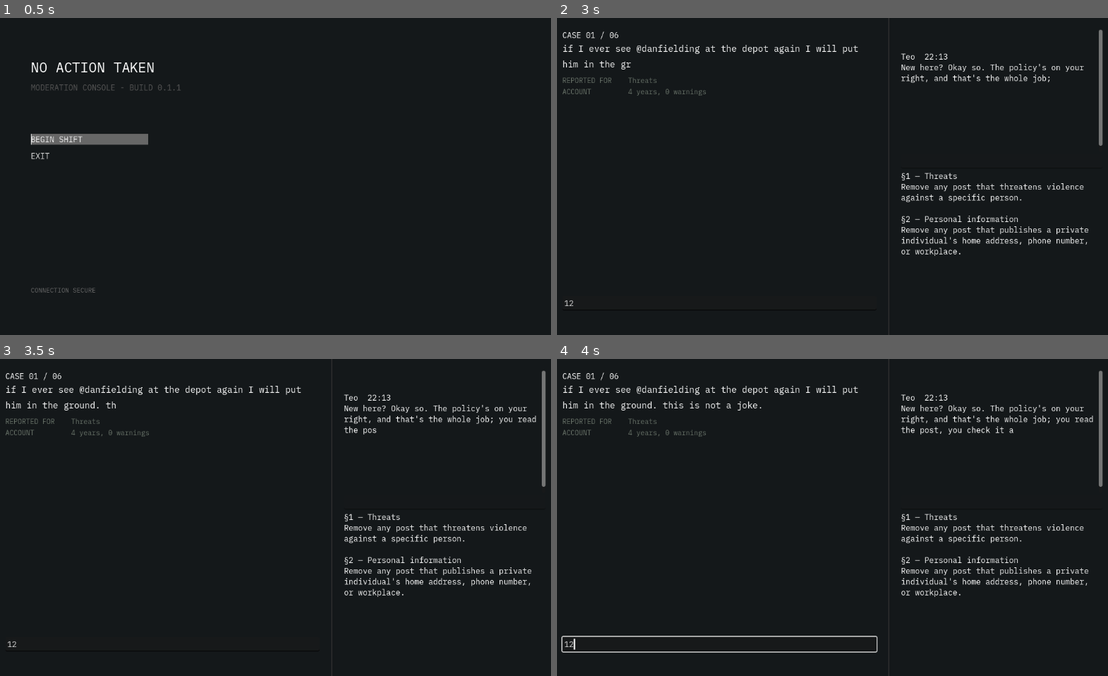
Above: before the commit, frames 1-4 (two rows, left to right).
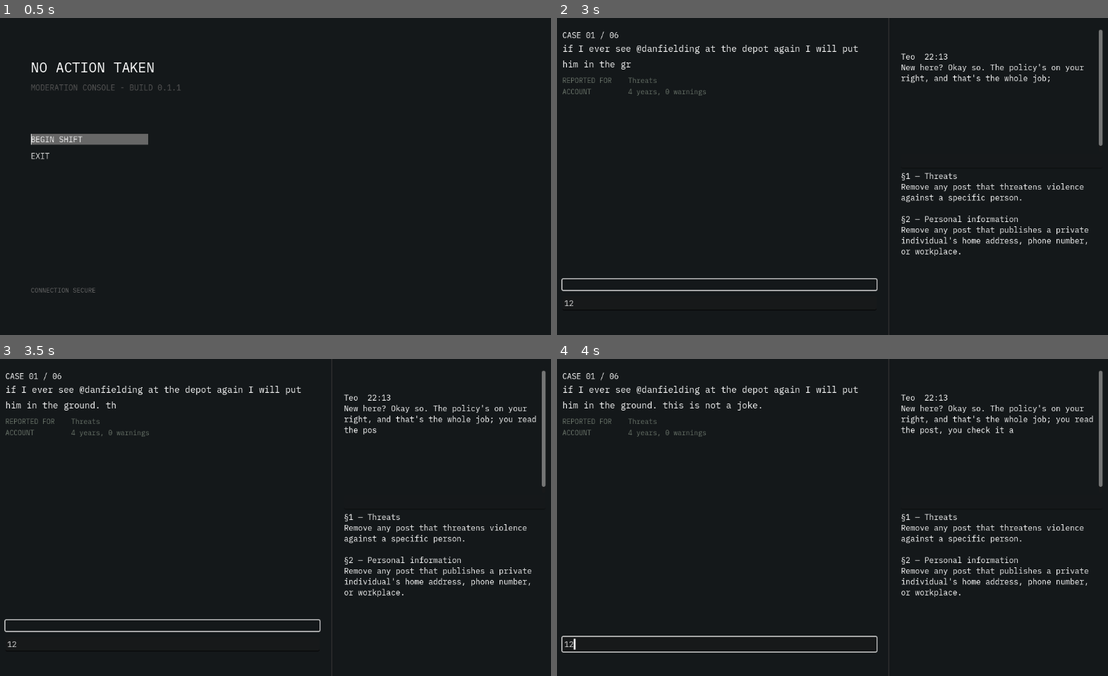
Above: after the commit, the same moments.

Repository: UrLocalSwede/No-Action-Taken
Game: Godot game, scene res://Scenes/MainMenu.tscn
Same seed, same stepped clock (60 frames per second), same inputs: the game is played once before the commit and once after it.
Inputs (mouse positions are in pixels of both pictures, inside the frame that each line leads up to):
- Up to frame 1 (0.5 s): no input
- Up to frame 2 (3 s): click "BEGIN SHIFT" at 0.5 s; click (716, 303) at 1.27 s; type "12" at 1.35 s; hold Tab (ui_focus_next) 2.03-2.78 s; tap Enter at 2.75 s; tap Tab (ui_focus_next) at 2.85 s
- Up to frame 3 (3.5 s): no input
- Up to frame 4 (4 s): tap Space at 3.5 s; hold Tab (ui_focus_next) from 3.53 s (still down)

Frame 1 is identical in both runs. In frame 2, 0.5% of the frame differs, in the area x 0-59%, y 81-87%; in frame 3, 0.5%; in frame 4, less than 0.1%.

Commit message:
Add ghost autocomplete and Tab completion
Adds a ghostLabel to case_review.tscn and bumps CommandInput caret width. Implements inline autocomplete: a ghost_label onready var, COMMANDS list, connection of text_changed to _on_text_changed, plus _input handling to accept the suggestion with the Tab (ui_focus_next) action. Positions ghost label using the input's theme margins. Removes leftover debug prints. Improves command entry UX by showing and accepting suggestions.

Diff:
--- a/Scenes/case_review.tscn
+++ b/Scenes/case_review.tscn
@@ -78,9 +78,14 @@
 selection_enabled = true
 drag_and_drop_selection_enabled = false
 
+[node name="ghostLabel" type="Label" parent="Margin/Columns/QueuePanel/VBoxContainer/CommandHistory" unique_id=45841521]
+layout_mode = 2
+theme_override_colors/font_color = Color(0.2901961, 0.32941177, 0.2901961, 1)
+vertical_alignment = 1
+
 [node name="CommandInput" type="LineEdit" parent="Margin/Columns/QueuePanel/VBoxContainer" unique_id=1547665790]
 layout_mode = 2
-theme_override_constants/caret_width = 3
+theme_override_constants/caret_width = 4
 keep_editing_on_text_submit = true
 caret_blink = true
 caret_blink_interval = 0.5
--- a/Scripts/caseHandler.gd
+++ b/Scripts/caseHandler.gd
@@ -9,6 +9,7 @@
 @onready var case_header = $Margin/Columns/QueuePanel/VBoxContainer/CaseHeader
 @onready var rule_text = $Margin/Columns/RulebookPanel/VBoxContainer/RuleText
 @onready var chat_box = $Margin/Columns/RulebookPanel/VBoxContainer/ChatBox
+@onready var ghost_label = $Margin/Columns/QueuePanel/VBoxContainer/CommandHistory/ghostLabel
 
 # -- Values that should not be changed --
 var history_lines: Array[String] = []
@@ -24,10 +25,13 @@
 var now = Time.get_time_dict_from_system()
 var stamp = "%02d:%02d" % [now["hour"], now["minute"]]
 
+const COMMANDS = ["remove", "noaction"]
+
 
 #-- Runs on scene start --
 func _ready():
 	command_input.text_submitted.connect(submit_verdict)
+	command_input.text_changed.connect(_on_text_changed)
 	command_input.grab_focus()
 	chat_box.text = ""
 
@@ -35,6 +39,10 @@
 
 	display_case()
 	display_rules()
+
+	var sb = command_input.get_theme_stylebox("normal")
+	ghost_label.position.x = sb.content_margin_left
+	ghost_label.position.y = sb.content_margin_top
 
 # -- Handles what case the user is on --
 func display_case():
@@ -49,7 +57,6 @@
 		for msg in c["messages_before"]:
 			await append_typed(chat_box, "\n\nTeo  %s\n%s" % [stamp, msg])
 			await get_tree().create_timer(1.2).timeout
-			print("before")
 	else:
 		end_shift()
 
@@ -86,7 +93,6 @@
 		for msg in c["messages_after_correct"]:
 			await append_typed(chat_box, "\n\nTeo  %s\n%s" % [stamp, msg])
 			await get_tree().create_timer(1.2).timeout
-			print("correct")
 	else:
 		add_history(verb + " - CITATION")
 		citations += 1
@@ -96,7 +102,6 @@
 		for msg in c["messages_after_wrong"]:
 			await append_typed(chat_box, "\n\nTeo  %s\n%s" % [stamp, msg])
 			await get_tree().create_timer(1.2).timeout
-			print("wrong")
 
 #-- Cycles shifts --
 func end_shift():
@@ -116,6 +121,24 @@
 	command_input.editable = false
 	command_input.placeholder_text = ""
 
+#-- Handle autocomplete ghost text --
+func _on_text_changed(new_text):
+	var typed = new_text.to_lower()
+	ghost_label.text = ""
+	if typed == "":
+		return
+	for cmd in COMMANDS:
+		if cmd.begins_with(typed):
+			ghost_label.text = cmd
+			break
+
+#-- Handle autocomplete on tab
+func _input(event):
+	if event.is_action_pressed("ui_focus_next") and ghost_label.text != "":
+		command_input.text = ghost_label.text
+		command_input.caret_column = command_input.text.length()
+		ghost_label.text = ""
+		get_viewport().set_input_as_handled()
 
 #-- Hints towards valid commands --
 func hint():
